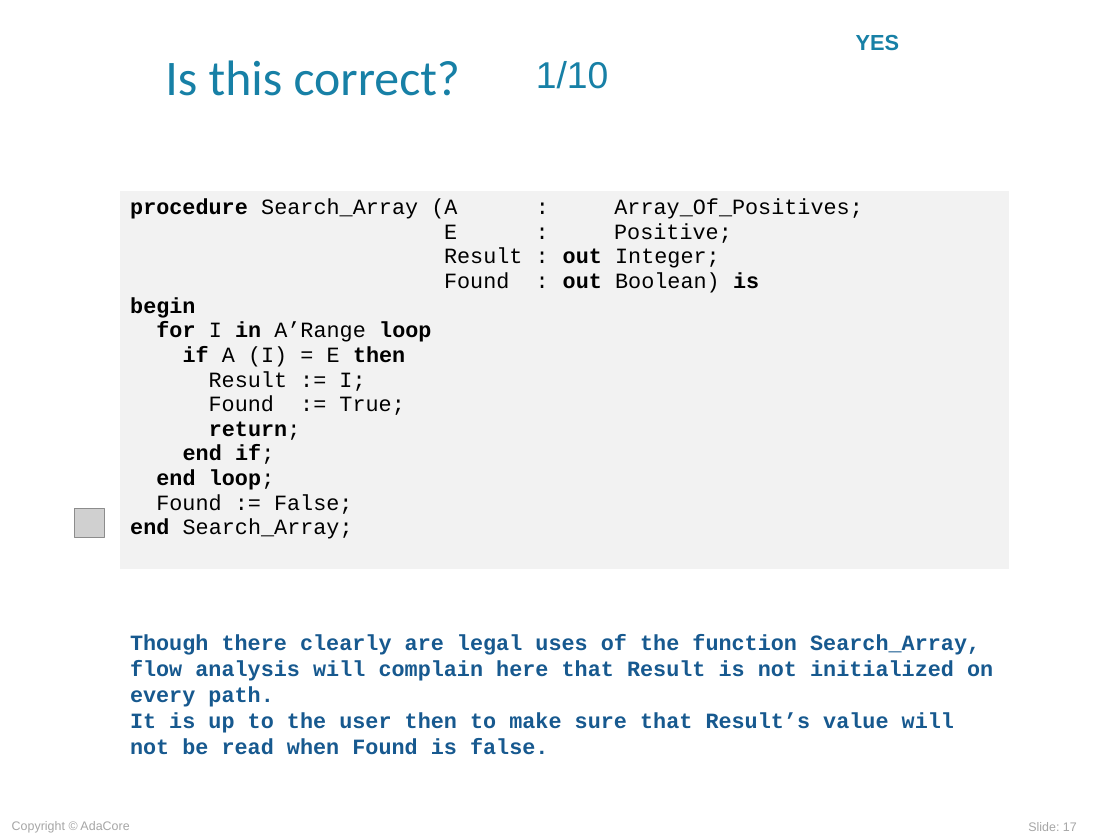
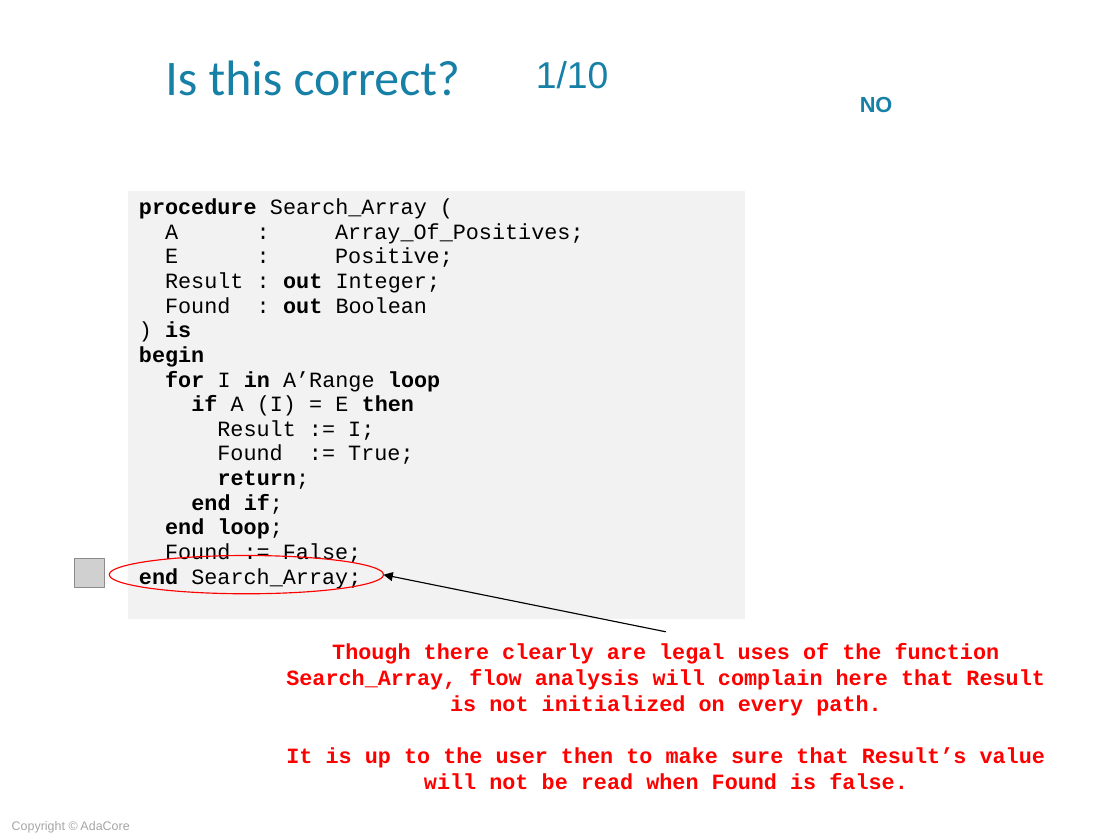
Before and after one commit to AdaCoreU/Courses, a slide deck: slide 17 of lectures/06_SPARK_2014/02_Flow_Analysis/Slides/02_Flow_Analysis.ppt. Drawn at 1120x840 pixels with LibreOffice and Linux fonts; fonts in the diff are those of the drawing; grey boxes stand for pictures; background and template pictures are left out. Boxes give left, top, right and bottom in pixels: in the first picture for what was removed or moved away, otherwise in the second. Text is boxed around its words. In the diff, an @@ line names an element or a change of style, - is before the commit and + after.

Commit message:
Initial commit of SPARK 02_Flow_Analysis (quiz is complete but no audio yet)

```diff
--- a/lectures/06_SPARK_2014/02_Flow_Analysis/Slides/02_Flow_Analysis.ppt
+++ b/lectures/06_SPARK_2014/02_Flow_Analysis/Slides/02_Flow_Analysis.ppt
@@ text removed at (856,34,900,51) @@
-YES
@@ text added at (860,96,893,113), 14 pt, text #1780A6, bold @@
+NO
@@ table at (128,190,745,619) @@
-row 1, column 1: procedure Search_Array (A : Array_Of_Positives; / E : Positive; / Result : out Integer; / Found : out Boolean) is / begin / for I in A’Range loop / if A (I) = E then / Result := I; / Found := True; / return; / end if; / end loop; / Found := False; / end Search_Array;
+row 1, column 1: procedure Search_Array ( / A : Array_Of_Positives; / E : Positive; / Result : out Integer; / Found : out Boolean / ) is / begin / for I in A’Range loop / if A (I) = E then / Result := I; / Found := True; / return; / end if; / end loop; / Found := False; / end Search_Array;
@@ table: place and size @@
-table at (119,190,1009,570)
+table at (128,190,745,619)
@@ picture: place and size @@
-picture at (75,508,104,538)
+picture at (75,559,104,588)
@@ ellipse added at (110,556,384,594), outline #FF0000 0.74 pt @@
@@ arrow added from (665, 632) to (383, 575), #000000 0.74 pt @@
@@ text "Though there clearly are legal ...": place and size @@
-text "Though there clearly are legal ..." at (130,634,993,755)
+text "Though there clearly are legal ..." at (286,643,1045,790)
@@ text "Though there clearly are legal ..." at (286,643,1045,790): text colour #17598F to #FF0000; alignment left to centre @@
@@ page number removed at (1028,822,1077,831) @@
-Slide: 17
```
Also in this commit, not shown: 33 other slides changed, 2 slides added, 2 slides removed, 1 other file.
